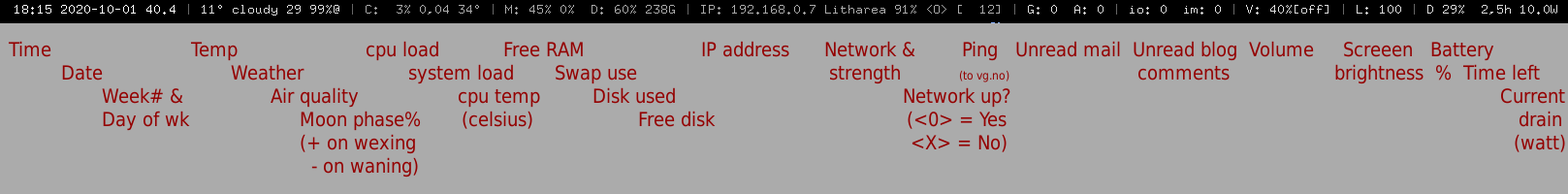
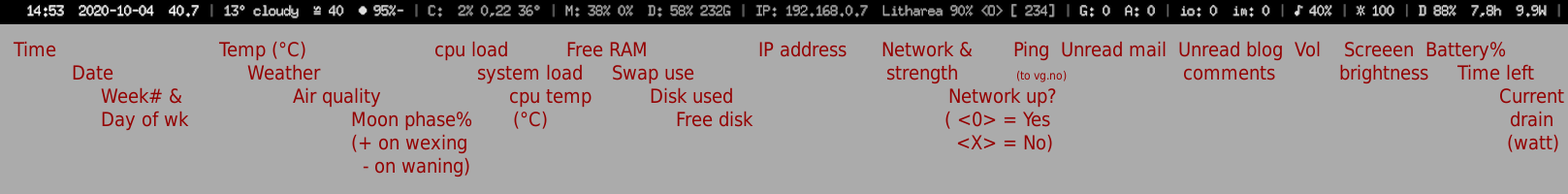
Layered file, before and after one edit (1568 x 194). Changes by layer:
added layer "Pasted Layer" above "Time ..." over [0, 2, 1568, 25]
renamed "Time Te..." to "Time ...", painted on it over [7, 40, 1566, 178]
